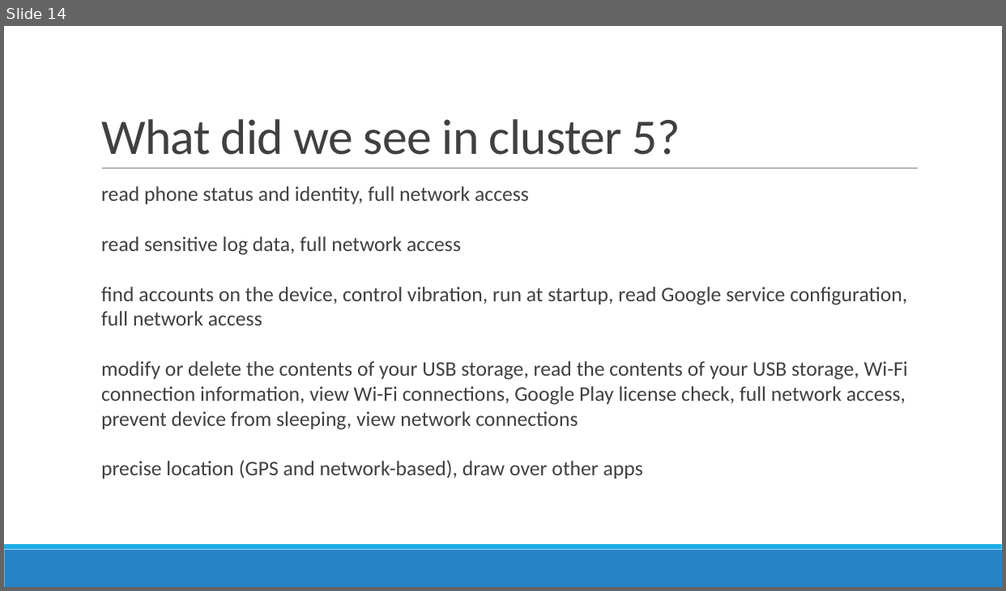
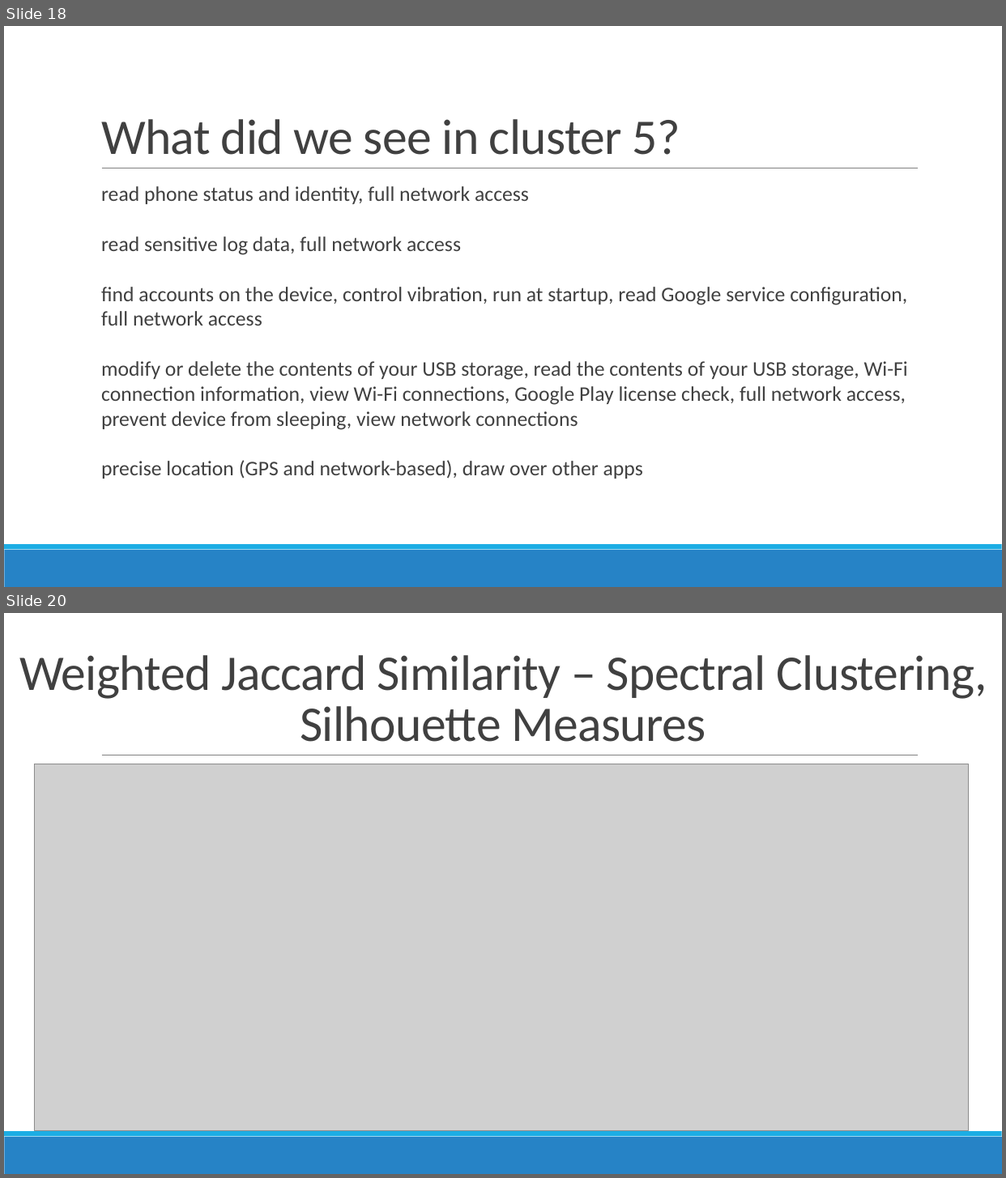
Before and after one commit to prajitdas/AndroidAnalytics, a slide deck: documentation/presentations/Google Play Store - Prajit.pptx. Shown one above the other, each under a label of ours: slide 14 before the commit, slides 18 and 20 after it; the slides between them are not shown. The pictures are 1006x591 and 1006x1178 pixels, drawn with LibreOffice and Linux fonts; fonts in the diff are those of the drawing; grey boxes stand for pictures. Boxes give left, top, right and bottom in pixels: in the first picture for what was removed or moved away, otherwise in the second. Text is boxed around its words. In the diff, an @@ line names an element or a change of style, - is before the commit and + after.

```diff
--- a/documentation/presentations/Google Play Store - Prajit.pptx
+++ b/documentation/presentations/Google Play Store - Prajit.pptx
@@ slide 20 added at [4, 613, 1002, 1174], background #FFFFFF; not listed: 3 template elements that a slide beside it also shows @@
@@ title added at [19, 655, 987, 742], 48 pt, text #404040 @@
+Weighted Jaccard Similarity – Spectral Clustering, Silhouette Measures
@@ picture added at [35, 764, 968, 1131] @@
@@ what was slide 14 is now slide 18 @@
```
Also in this commit, not shown: 4 slides changed, 4 other slides added, 1 slide removed.
